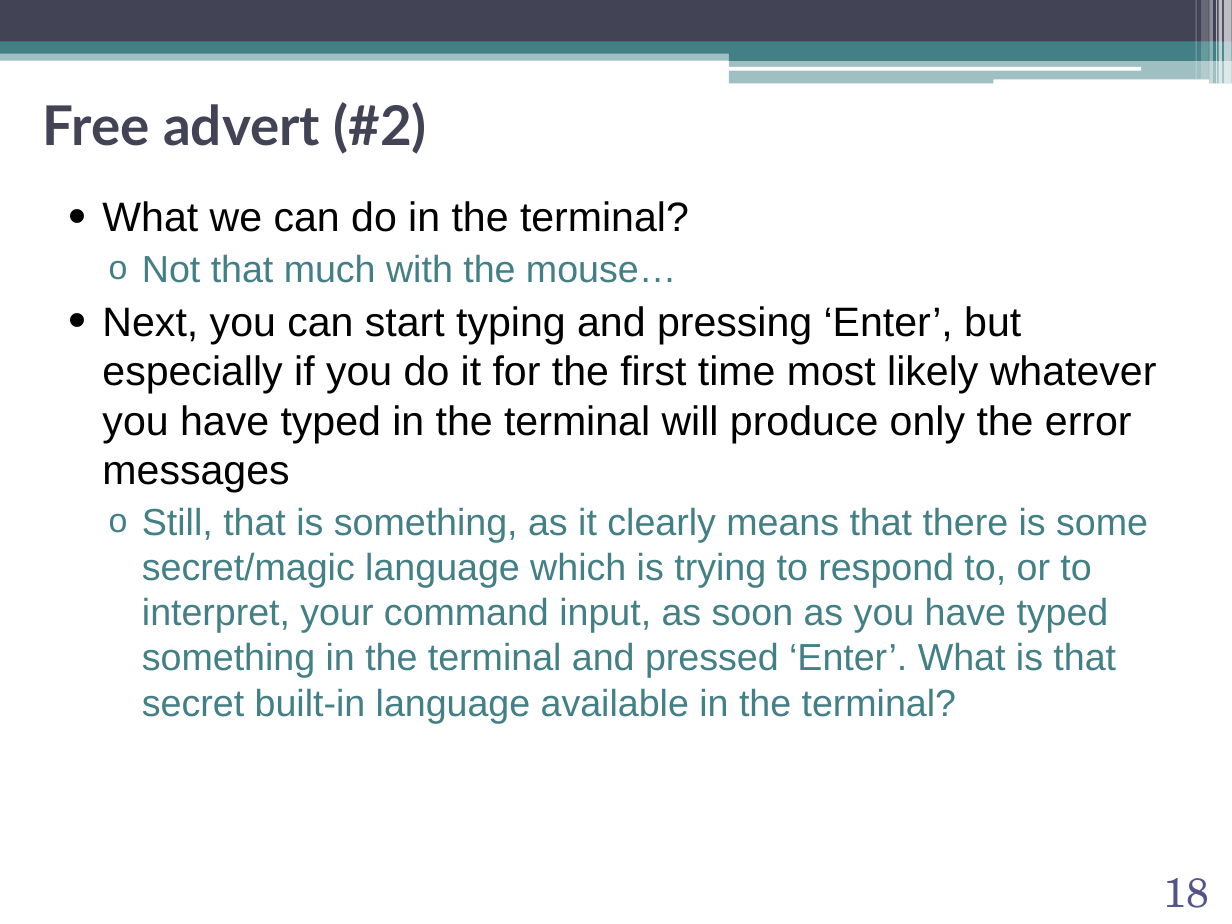
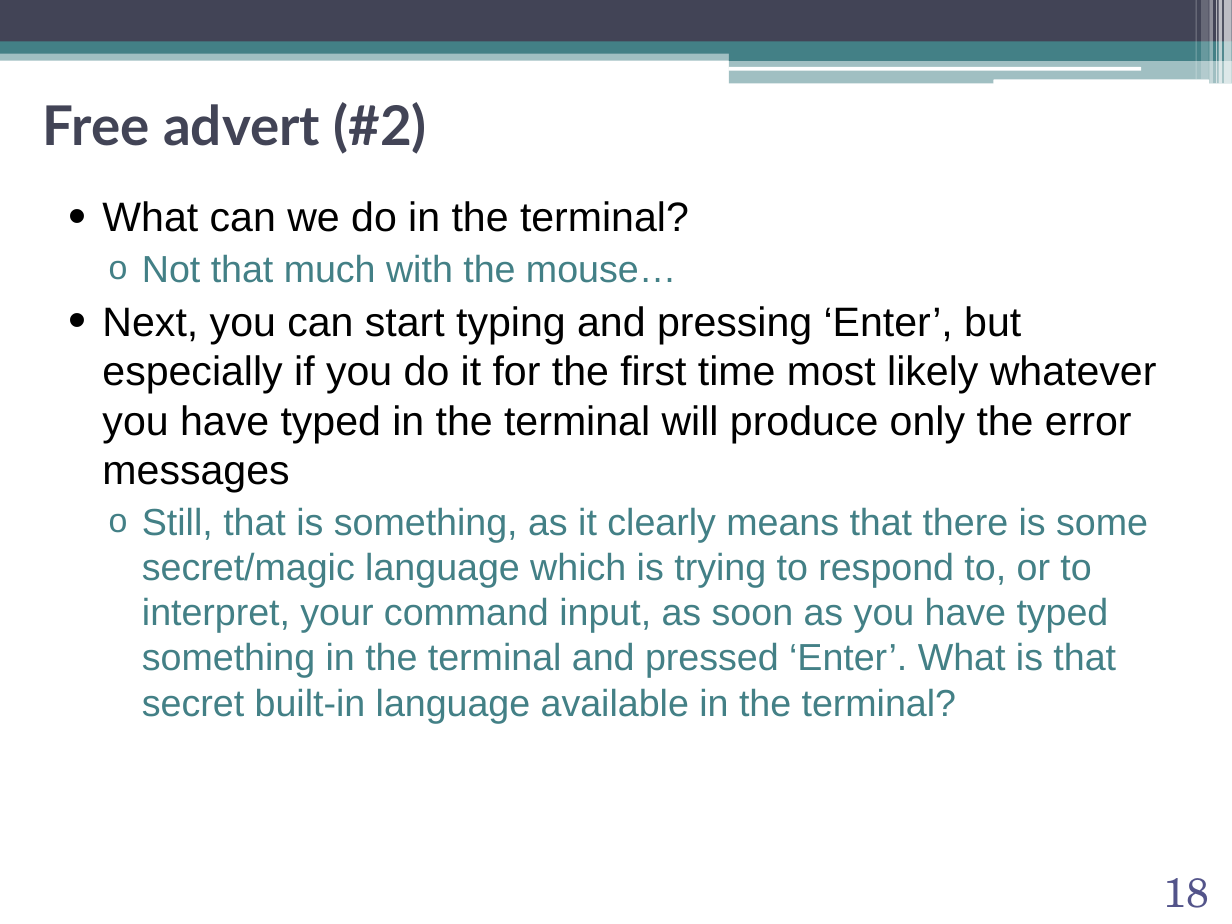
Before and after one commit to abilandz/PH8124, a slide deck: slide 18 of Lecture_1/ABilandzic_PH8124_SS2021.pptx. Drawn at 1232x924 pixels with LibreOffice and Linux fonts; fonts in the diff are those of the drawing; background and template pictures are left out. Boxes give left, top, right and bottom in pixels: in the first picture for what was removed or moved away, otherwise in the second. Text is boxed around its words. In the diff, an @@ line names an element or a change of style, - is before the commit and + after.

```diff
--- a/Lecture_1/ABilandzic_PH8124_SS2021.pptx
+++ b/Lecture_1/ABilandzic_PH8124_SS2021.pptx
@@ text at [102, 201, 689, 232]: text changed @@
-• What we can do in the terminal?
+• What can we do in the terminal?
```
Also in this commit, not shown: 12 other slides changed, 1 other file.
